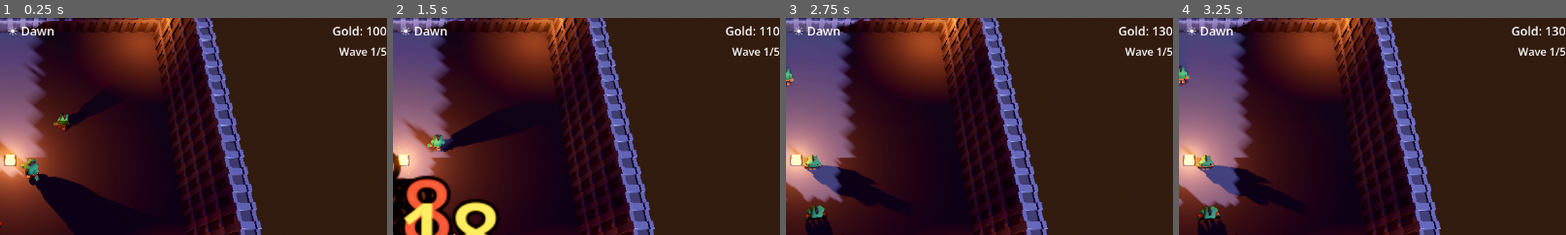
Above: before the commit, frames 1-4 (left to right).
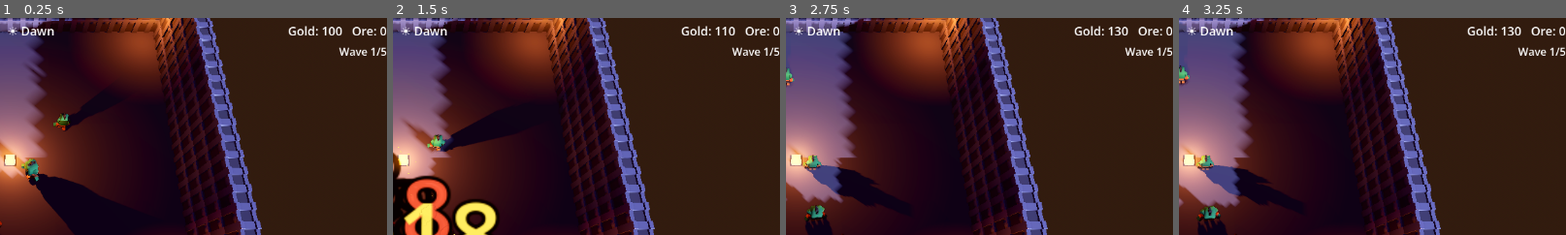
Above: after the commit, the same moments.

Repository: TAgents/orcs-lair
Game: Godot game, scene res://scenes/lair.tscn
Two runs of this game, one before a commit and one after it. Both use one fixed random seed, a clock stepped at 60 frames per second and the inputs below.
Inputs (mouse positions are % of the whole screen's width and height, from its top left):
- Up to frame 1 (0.25 s): no input
- Up to frame 2 (1.5 s): tap Enter at 0.5 s; move the mouse to (72, 45) at 0.52 s; hold D (move_right) 0.53-1.28 s; hold 4 (build_select_4, bound only after the commit) 0.53-1.28 s; click (72, 45) at 0.67 s; move the mouse to (30, 55) at 1.27 s; hold S (move_back) from 1.28 s (still down); tap J (attack) at 1.35 s
- Up to frame 3 (2.75 s): tap 4 (build_select_4, bound only after the commit) at 1.55, 2.3 s; move the mouse to (60, 28) at 2.02 s; release S (move_back) at 2.03 s; hold D (move_right) from 2.03 s (still down); hold O (attr_agi) from 2.03 s (still down)
- Up to frame 4 (3.25 s): move the mouse to (45, 70) at 2.77 s; release D (move_right) at 2.78 s; release O (attr_agi) at 2.78 s; hold W (move_forward) from 2.78 s (still down); tap U (attr_str) at 2.85 s; click (45, 70) at 2.92 s; tap 4 (build_select_4, bound only after the commit) at 3.05 s
The pictures show only the part of the screen within x 49-99%, y 1-51%; the shares and areas given below are measured in that part.

The runs differ from the first frame. In frame 1, 0.6% of the frame differs, in the area x 74-98%, y 3-9%; in frame 2, 0.6%; in frame 3, 0.6%; in frame 4, 0.6%.

Commit message:
feat: Mine room + Ore resource (PR 2/8)
Adds the second Direction A piece — the production chain that the
upcoming Forge depends on.

  - Economy gains an `ore: int` field with `add_ore(amount: float)`,
    `_ore_accum`, `STARTING_ORE = 0`, and an `ore_changed` signal
    mirroring the gold pattern.
  - Room.Type.MINE = 3, cost 30g, color (0.35, 0.30, 0.40) — slate.
    PlacedRoom._process produces 0.5 ore/sec while a worker is WORKING
    in the room (so a single Mine yields ~1 ore every 2s).
  - BuildController.build_select_4 (key "4") selects Mine in build
    mode. Save format bumped to v8 — persists Economy.ore alongside
    gold; v1..v7 saves default to ore=0.
  - HUD GoldLabel now reads "Gold: G   Ore: O".

Adds ore_eq / ore_gte scenario criteria and a mine_ore scenario:
place a Mine on Worker1's spawn, after ~5s of WORKING (0.5/s),
ore ≥ 2. All headless scenarios pass.

Co-Authored-By: Claude Opus 4.7 (1M context) <noreply@anthropic.com>

Diff:
--- a/project.godot
+++ b/project.godot
@@ -100,6 +100,11 @@
 "events": [Object(InputEventKey,"resource_local_to_scene":false,"resource_name":"","device":-1,"window_id":0,"alt_press …(190 unchanged characters)…
 ]
 }
+build_select_4={
+"deadzone": 0.5,
+"events": [Object(InputEventKey,"resource_local_to_scene":false,"resource_name":"","device":-1,"window_id":0,"alt_pressed":false,"shift_pressed":false,"ctrl_pressed":false,"meta_pressed":false,"pressed":false,"keycode":0,"physical_keycode":52,"key_label":0,"unicode":0,"location":0,"echo":false,"script":null)
+]
+}
 world_map_toggle={
 "deadzone": 0.5,
 "events": [Object(InputEventKey,"resource_local_to_scene":false,"resource_name":"","device":-1,"window_id":0,"alt_press …(190 unchanged characters)…
--- /dev/null
+++ b/scenarios/mine_ore.json
@@ -0,0 +1,21 @@
+{
+	"name": "mine_ore",
+	"description": "Direction A PR 2: Mine room produces ore. Place a Mine room (type 3) at (-5, -4) — same spot as sleeping_room_regen so Worker1 walks over and works it. After ~5s of WORKING (0.5 ore/sec), ore reaches at least 2.",
+	"seed": 1212,
+	"max_duration_s": 8,
+	"champion": {
+		"max_hp": 100,
+		"damage": 14,
+		"move_speed": 5.0
+	},
+	"raiders": [],
+	"inputs": [
+		{"t": 0.3, "call": "BuildController.place_at_xy", "args": [-5, -4, 3], "note": "Mine (30g, 70 left) at Worker1's spawn"}
+	],
+	"pass_criteria": {
+		"champion_alive": true,
+		"rooms_placed_eq": 1,
+		"workers_at_rooms_eq": 1,
+		"ore_gte": 2
+	}
+}
--- a/scenes/ui/hud.tscn
+++ b/scenes/ui/hud.tscn
@@ -86,7 +86,7 @@
 offset_top = 12.0
 offset_right = -16.0
 offset_bottom = 40.0
-text = "Gold: 0"
+text = "Gold: 0   Ore: 0"
 horizontal_alignment = 2
 theme_override_font_sizes/font_size = 18
 
--- a/scripts/build/build_controller.gd
+++ b/scripts/build/build_controller.gd
@@ -71,6 +71,8 @@
 		_select_type(Room.Type.TRAINING)
 	elif event.is_action_pressed("build_select_3"):
 		_select_type(Room.Type.TREASURY)
+	elif event.is_action_pressed("build_select_4"):
+		_select_type(Room.Type.MINE)
 	elif event.is_action_pressed("build_confirm"):
 		_try_place()
 	elif event.is_action_pressed("build_demolish"):
--- a/scripts/build/placed_room.gd
+++ b/scripts/build/placed_room.gd
@@ -15,6 +15,7 @@
 const TRAINING_DAMAGE_BONUS: float = 10.0
 const SLEEPING_HP_PER_SEC: float = 4.0
 const SLEEPING_HEAL_RADIUS: float = 4.5
+const MINE_ORE_PER_SEC: float = 0.5
 
 @export var room_type: int = 0
 @export var footprint: Vector2i = Vector2i(2, 2)
@@ -66,6 +67,8 @@
 		Economy.add_gold(TREASURY_GOLD_PER_SEC * delta)
 	elif room_type == Room.Type.SLEEPING:
 		_regen_nearby(delta)
+	elif room_type == Room.Type.MINE:
+		Economy.add_ore(MINE_ORE_PER_SEC * delta)
 
 func _regen_nearby(delta: float) -> void:
 	var amount: float = SLEEPING_HP_PER_SEC * delta
--- a/scripts/build/room.gd
+++ b/scripts/build/room.gd
@@ -3,7 +3,7 @@
 
 # Pure data describing a room type. Visuals come from build_controller's palette.
 
-enum Type { SLEEPING, TRAINING, TREASURY }
+enum Type { SLEEPING, TRAINING, TREASURY, MINE }
 
 @export var type: Type = Type.SLEEPING
 @export var footprint: Vector2i = Vector2i(2, 2)
@@ -27,4 +27,8 @@
 			r.display_name = "Treasury"
 			r.color = Color(0.85, 0.75, 0.25)
 			r.cost = 40
+		Type.MINE:
+			r.display_name = "Mine"
+			r.color = Color(0.35, 0.30, 0.40)
+			r.cost = 30
 	return r
--- a/scripts/economy.gd
+++ b/scripts/economy.gd
@@ -5,8 +5,10 @@
 # live here too.
 
 const STARTING_GOLD: int = 100
+const STARTING_ORE: int = 0
 
 signal gold_changed(new_amount: int)
+signal ore_changed(new_amount: int)
 signal spend_blocked(needed: int, have: int, reason: String)
 
 var gold: int = STARTING_GOLD:
@@ -16,9 +18,17 @@
 		gold = value
 		gold_changed.emit(gold)
 
-# Internal accumulator so we can add fractional gold per frame and only
-# emit the changed signal when the integer value rolls over.
+var ore: int = STARTING_ORE:
+	set(value):
+		if value == ore:
+			return
+		ore = value
+		ore_changed.emit(ore)
+
+# Internal accumulators so fractional gold/ore per frame only emit the
+# changed signal when the integer value rolls over.
 var _gold_accum: float = 0.0
+var _ore_accum: float = 0.0
 
 func add_gold(amount: float) -> void:
 	if amount == 0.0:
@@ -33,9 +43,24 @@
 		_gold_accum -= float(whole)
 		gold = gold + whole
 
+func add_ore(amount: float) -> void:
+	if amount == 0.0:
+		return
+	_ore_accum += amount
+	if _ore_accum >= 1.0:
+		var whole := int(_ore_accum)
+		_ore_accum -= float(whole)
+		ore = ore + whole
+	elif _ore_accum <= -1.0:
+		var whole := int(_ore_accum)
+		_ore_accum -= float(whole)
+		ore = ore + whole
+
 func reset() -> void:
 	gold = STARTING_GOLD
 	_gold_accum = 0.0
+	ore = STARTING_ORE
+	_ore_accum = 0.0
 
 func can_afford(amount: int) -> bool:
 	return gold >= amount
--- a/scripts/save_system.gd
+++ b/scripts/save_system.gd
@@ -25,7 +25,7 @@
 # Backward-compatible: v1..v5 saves load cleanly. Missing fields default to
 # zero across the board.
 
-const SAVE_FORMAT_VERSION: int = 7
+const SAVE_FORMAT_VERSION: int = 8
 
 signal saved(path: String)
 signal loaded(path: String)
@@ -95,6 +95,7 @@
 	return {
 		"version": SAVE_FORMAT_VERSION,
 		"gold": Economy.gold,
+		"ore": Economy.ore,
 		"inventory": Inventory.items(),
 		"raids_completed": raids_completed,
 		"day_index": Clock.day_index,
@@ -109,6 +110,7 @@
 		bc.clear_all()
 	Economy.reset()
 	Economy.gold = int(data.get("gold", Economy.STARTING_GOLD))
+	Economy.ore = int(data.get("ore", Economy.STARTING_ORE))
 	Inventory.clear()
 	for item_id in data.get("inventory", []):
 		Inventory.add(String(item_id))
--- a/scripts/test/scenario_runner.gd
+++ b/scripts/test/scenario_runner.gd
@@ -284,6 +284,16 @@
 		if got >= want:
 			ok = false
 			reasons.append("champion_z_lt want<%.2f got=%.2f" % [want, got])
+	if crit.has("ore_eq"):
+		var want: int = int(crit["ore_eq"])
+		if Economy.ore != want:
+			ok = false
+			reasons.append("ore_eq want=%d got=%d" % [want, Economy.ore])
+	if crit.has("ore_gte"):
+		var want: int = int(crit["ore_gte"])
+		if Economy.ore < want:
+			ok = false
+			reasons.append("ore_gte want>=%d got=%d" % [want, Economy.ore])
 	if crit.has("day_eq"):
 		var want: int = int(crit["day_eq"])
 		if Clock.day_index != want:
--- a/scripts/ui/hud.gd
+++ b/scripts/ui/hud.gd
@@ -22,6 +22,7 @@
 	Game.mode_changed.connect(_on_mode_changed)
 	Game.game_over.connect(_on_game_over)
 	Economy.gold_changed.connect(_on_gold_changed)
+	Economy.ore_changed.connect(_on_ore_changed)
 	banner.visible = false
 	build_label.visible = false
 	_refresh_mode()
@@ -201,5 +202,8 @@
 func _on_gold_changed(_amount: int) -> void:
 	_refresh_gold()
 
+func _on_ore_changed(_amount: int) -> void:
+	_refresh_gold()
+
 func _refresh_gold() -> void:
-	gold_label.text = "Gold: %d" % Economy.gold
+	gold_label.text = "Gold: %d   Ore: %d" % [Economy.gold, Economy.ore]
Not shown, changed: .github/workflows/ci.yml
